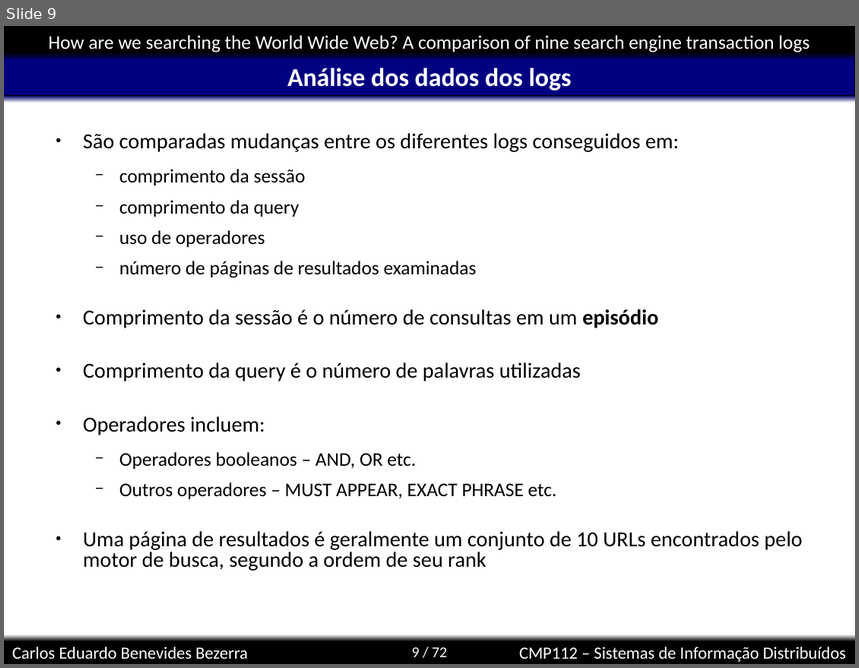
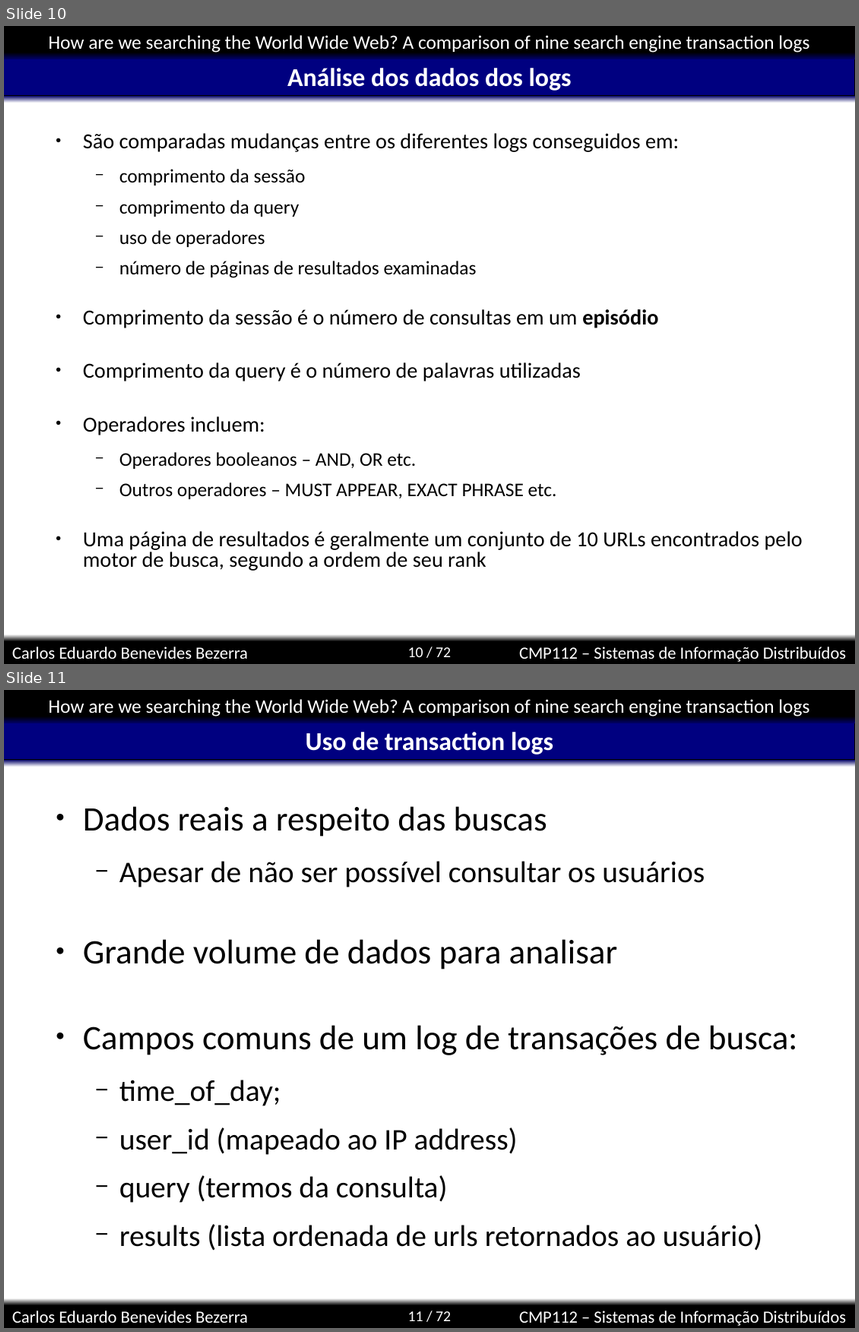
Before and after one commit to kdubezerra/kdubezerra, a slide deck: disciplinas/cmp112/artigohow.ppt. Shown one above the other, each under a label of ours: slide 9 before the commit, slides 10 and 11 after it. The pictures are 859x668 and 859x1332 pixels, drawn with LibreOffice and Linux fonts; fonts in the diff are those of the drawing; background and template pictures are left out. Boxes give left, top, right and bottom in pixels: in the first picture for what was removed or moved away, otherwise in the second. Text is boxed around its words. In the diff, an @@ line names an element or a change of style, - is before the commit and + after.

```diff
--- a/disciplinas/cmp112/artigohow.ppt
+++ b/disciplinas/cmp112/artigohow.ppt
@@ slide 11 added at [4, 690, 855, 1328], background #FFFFFF; not listed: 8 template elements that a slide beside it also shows @@
@@ title added at [306, 732, 553, 755], 24 pt, text #FFFFFF, bold @@
+Uso de transaction logs
@@ text added at [83, 806, 797, 1251], 28 pt, text #000000 @@
+● Dados reais a respeito das buscas
+  − Apesar de não ser possível consultar os usuários
+● Grande volume de dados para analisar
+● Campos comuns de um log de transações de busca:
+  − time_of_day;
+  − user_id (mapeado ao IP address)
+  − query (termos da consulta)
+  − results (lista ordenada de urls retornados ao usuário)
@@ what was slide 9 is now slide 10 @@
@@ page number at [408, 648, 451, 658]: text changed @@
-9 / 72
+10 / 72
```
Also in this commit, not shown: 3 other slides added, 1 slide removed.
